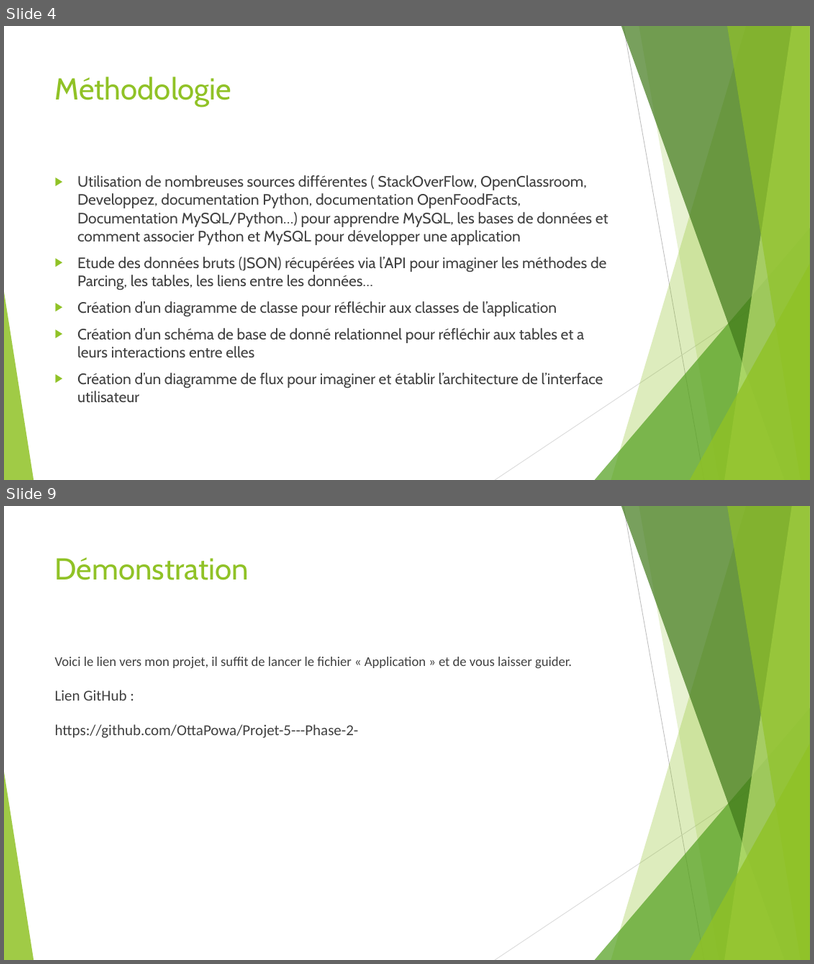
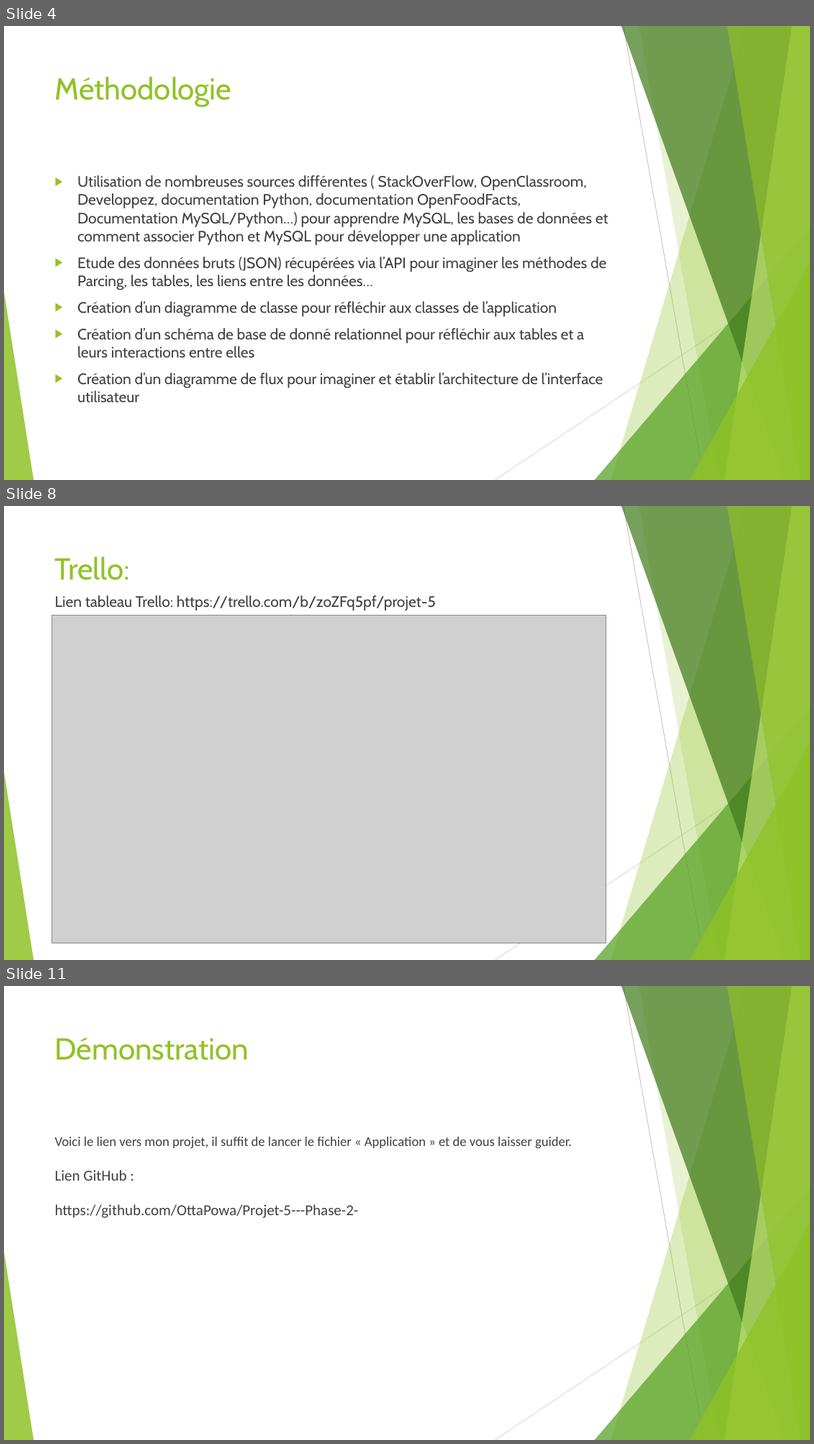
Before and after one commit to OttaPowa/Projet-5---Phase-2-, a slide deck: Diagrammes et documents/Support de présentation P5 Collet Jérémy.pptx. Shown one above the other, each under a label of ours: slides 4 and 9 before the commit, slides 4, 8 and 11 after it; the slides between them are not shown. The pictures are 814x964 and 814x1444 pixels, drawn with LibreOffice and Linux fonts; fonts in the diff are those of the drawing; grey boxes stand for pictures. Boxes give left, top, right and bottom in pixels: in the first picture for what was removed or moved away, otherwise in the second. Text is boxed around its words. In the diff, an @@ line names an element or a change of style, - is before the commit and + after.

```diff
--- a/Diagrammes et documents/Support de présentation P5 Collet Jérémy.pptx
+++ b/Diagrammes et documents/Support de présentation P5 Collet Jérémy.pptx
@@ slide 8 added at [4,506,810,960], background #FFFFFF; not listed: 10 template elements that a slide beside it also shows @@
@@ title added at [55,556,130,580], 36 pt, text #90C226 @@
+Trello:
@@ text added at [55,595,436,610], 18 pt, text #404040 @@
+Lien tableau Trello: https://trello.com/b/zoZFq5pf/projet-5
@@ picture added at [52,615,606,943] @@
@@ what was slide 9 is now slide 11 @@
```
Also in this commit, not shown: 3 slides changed, 2 other slides added, 1 slide removed, 3 other files.
